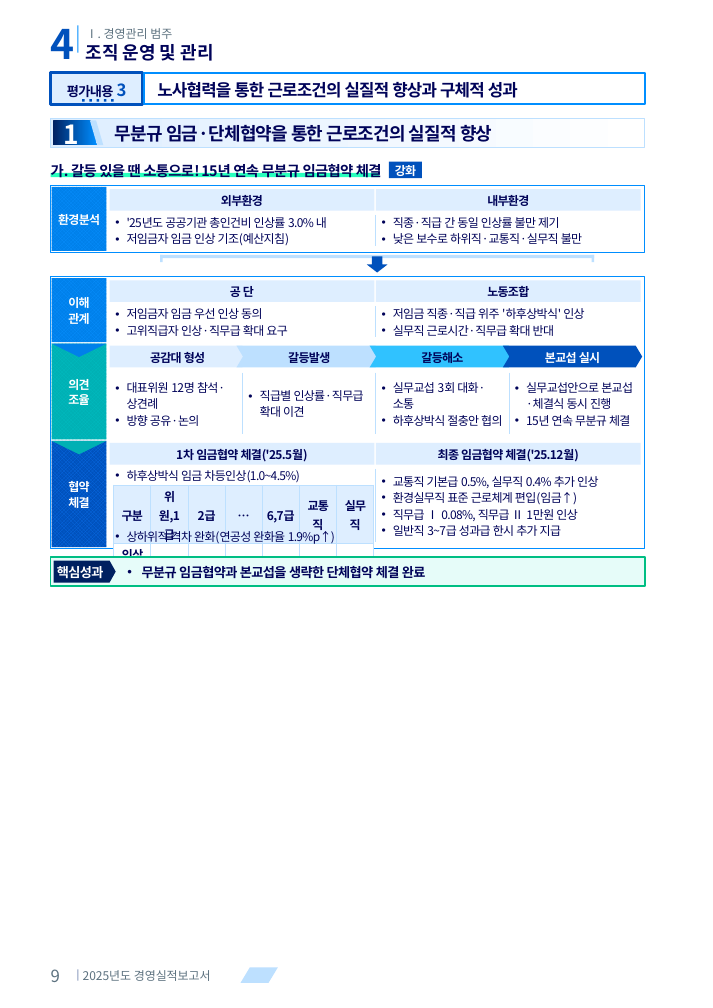
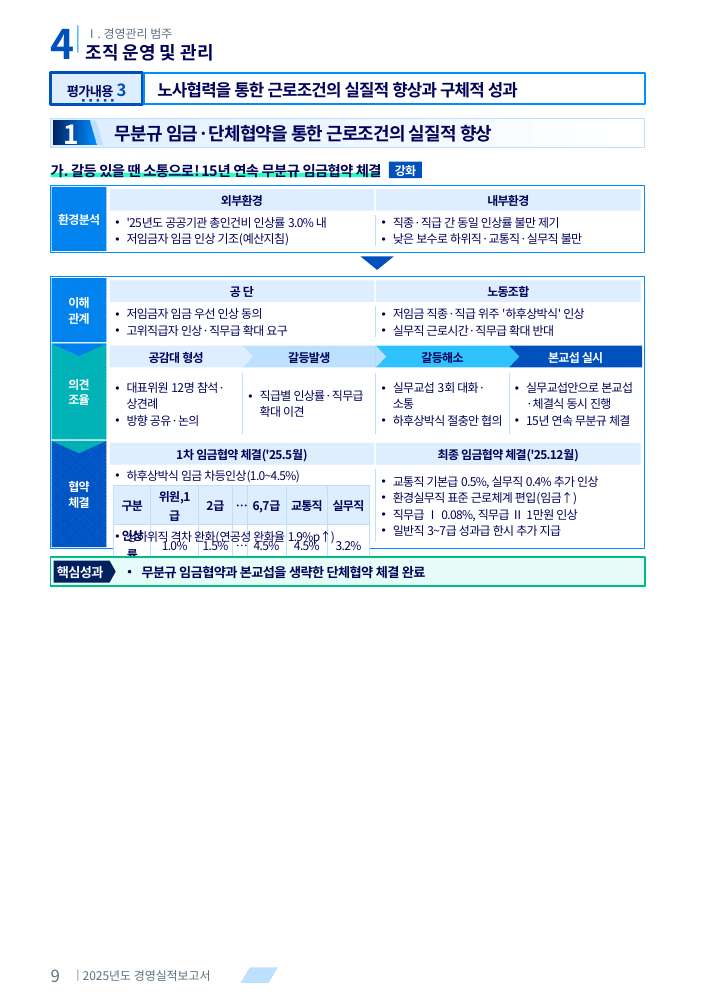
Before and after one commit to khjlsi-creator/claude, a slide deck: slide 9 of korad-경영평가-ppt/KORAD_경영평가_레이아웃_카탈로그_A4세로.pptx. Drawn at 713x1008 pixels with LibreOffice and Linux fonts; fonts in the diff are those of the drawing. Boxes give left, top, right and bottom in pixels: in the first picture for what was removed or moved away, otherwise in the second. Text is boxed around its words. In the diff, an @@ line names an element or a change of style, - is before the commit and + after.

```diff
--- a/korad-경영평가-ppt/KORAD_경영평가_레이아웃_카탈로그_A4세로.pptx
+++ b/korad-경영평가-ppt/KORAD_경영평가_레이아웃_카탈로그_A4세로.pptx
@@ rectangle removed at (x1=160, y1=255, x2=594, y2=259) @@
@@ rectangle removed at (x1=160, y1=255, x2=163, y2=262) @@
@@ freeform shape added at (x1=360, y1=257, x2=393, y2=271), fill #0051BC @@
@@ down arrow removed at (x1=366, y1=257, x2=387, y2=273) @@
@@ rectangle removed at (x1=591, y1=255, x2=594, y2=262) @@
@@ rectangle "공감대 형성" resized from (x1=109, y1=346, x2=249, y2=367) to (x1=109, y1=346, x2=242, y2=367) @@
@@ rectangle "공감대 형성" at (x1=109, y1=346, x2=242, y2=367): pentagon arrow to rectangle @@
@@ rectangle "갈등발생" resized from (x1=236, y1=346, x2=382, y2=367) to (x1=242, y1=346, x2=375, y2=367) @@
@@ freeform shape added at (x1=242, y1=346, x2=253, y2=367), fill #DEEEFF @@
@@ chevron to rectangle in 3 elements at (x1=509, y1=346, x2=641, y2=367), (x1=242, y1=346, x2=375, y2=367), (x1=376, y1=346, x2=509, y2=367) @@
@@ rectangle "갈등해소" resized from (x1=370, y1=346, x2=516, y2=367) to (x1=376, y1=346, x2=509, y2=367) @@
@@ freeform shape added at (x1=376, y1=346, x2=386, y2=367), fill #BDE0FF @@
@@ rectangle "본교섭 실시" resized from (x1=503, y1=346, x2=642, y2=367) to (x1=509, y1=346, x2=641, y2=367) @@
@@ freeform shape added at (x1=509, y1=346, x2=519, y2=367), fill #30C2FF @@
@@ table resized from (x1=114, y1=485, x2=373, y2=578) to (x1=114, y1=485, x2=371, y2=562) @@
```
Also in this commit, not shown: 5 other slides changed, 2 slides added, 9 other files.
